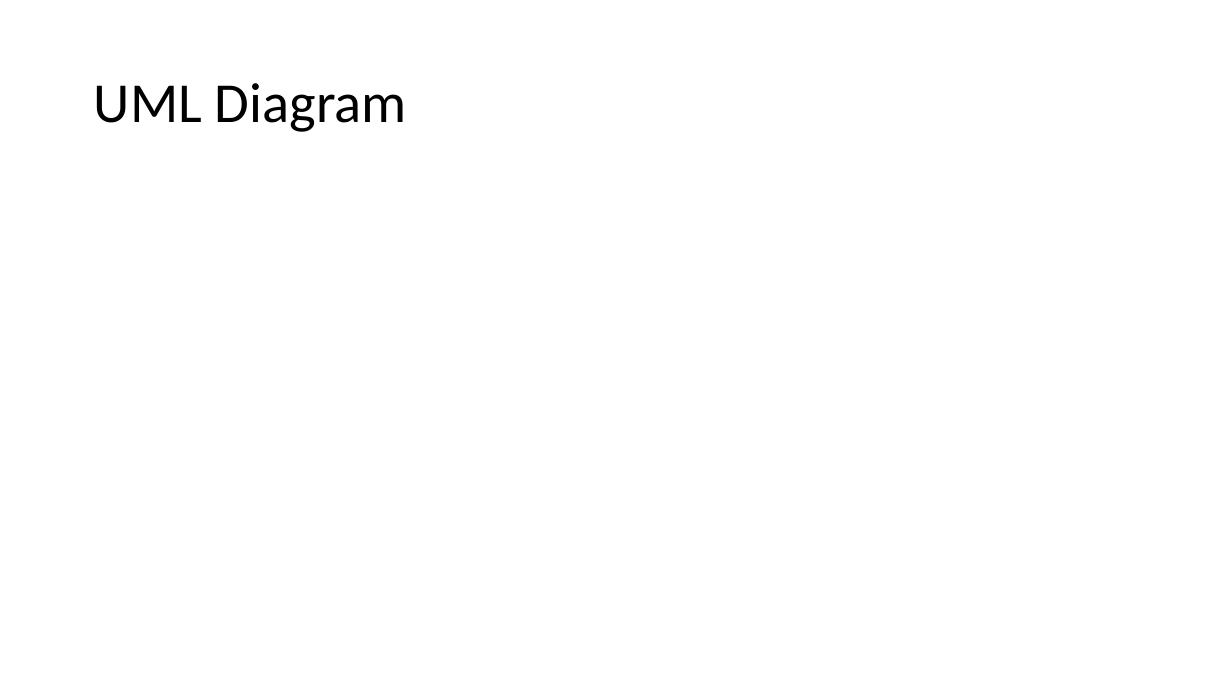
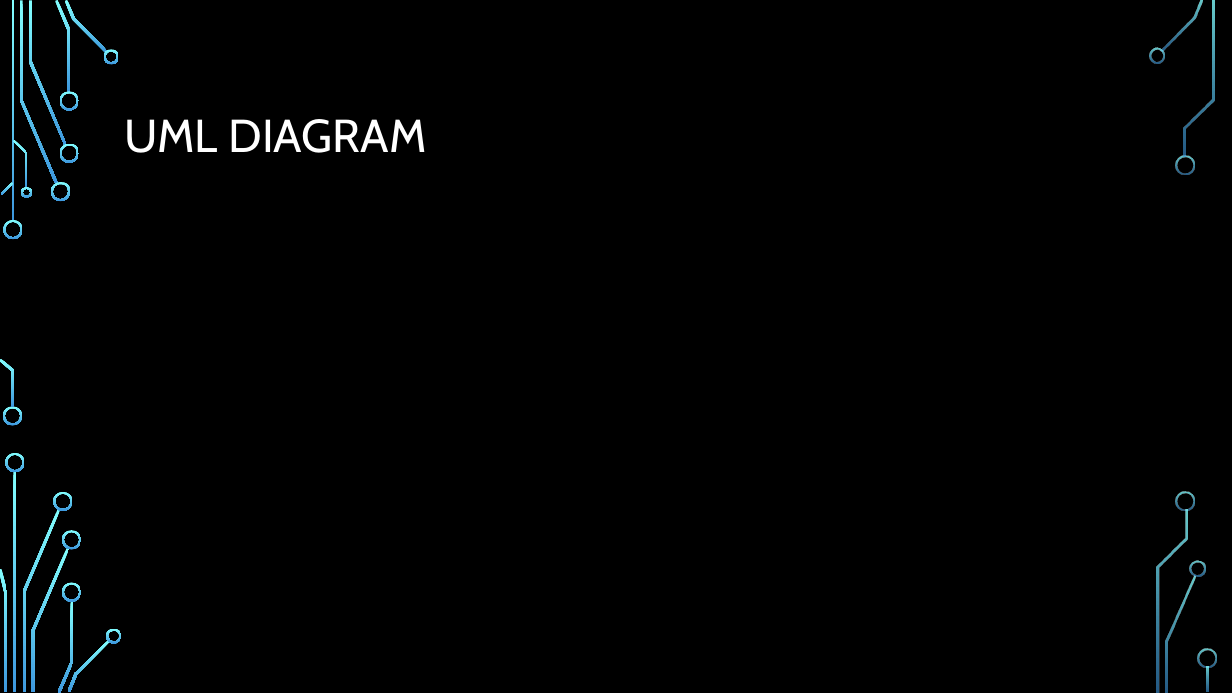
Before and after one commit to SeanMitchell1994/CS321_SP2019, a slide deck: slide 9 of report/Final Project.pptx (slide 8 before the commit). Drawn at 1232x693 pixels with LibreOffice and Linux fonts; fonts in the diff are those of the drawing; background and template pictures are left out. Boxes give left, top, right and bottom in pixels: in the first picture for what was removed or moved away, otherwise in the second. Text is boxed around its words. In the diff, an @@ line names an element or a change of style, - is before the commit and + after.

```diff
--- a/report/Final Project.pptx
+++ b/report/Final Project.pptx
@@ background #FFFFFF to picture (left out) @@
@@ title at bbox=[125, 119, 426, 153]: text changed; size 44 to 36 pt; font Calibri to Cabin; text colour #000000 to #FFFFFF @@
-UML Diagram
+UML DIAGRAM
@@ group added at bbox=[0, 0, 1217, 693]: 33 freeform shapes, 3 rectangles @@
```
Also in this commit, not shown: 7 other slides changed, 5 slides added, 4 slides removed.
